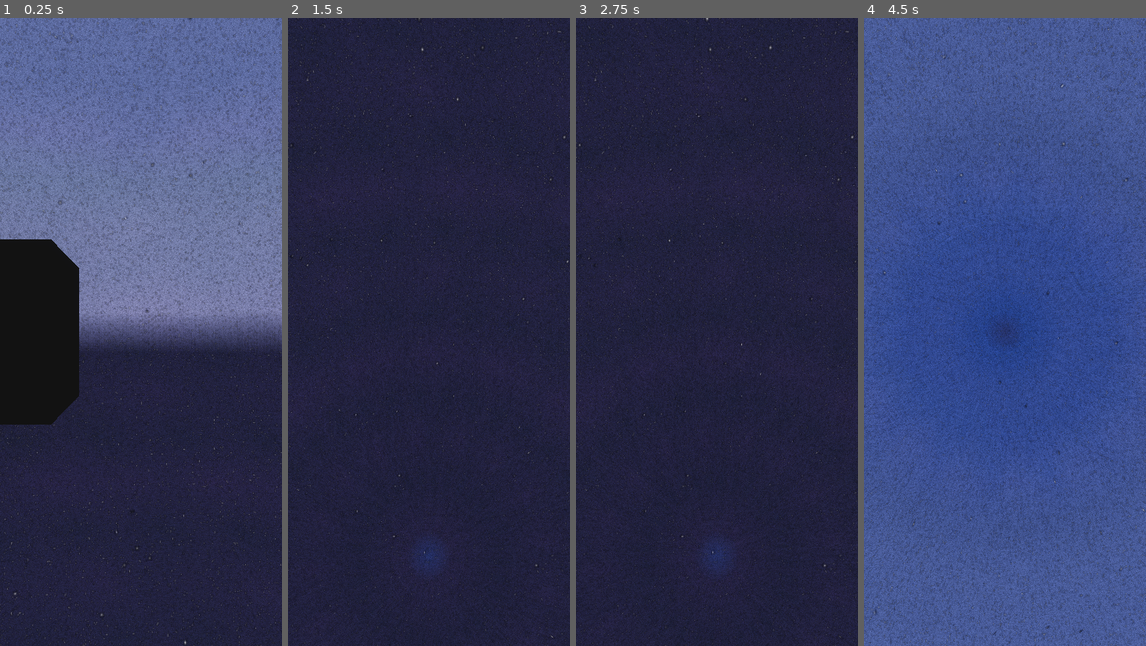
Above: before the commit, frames 1-4 (left to right).
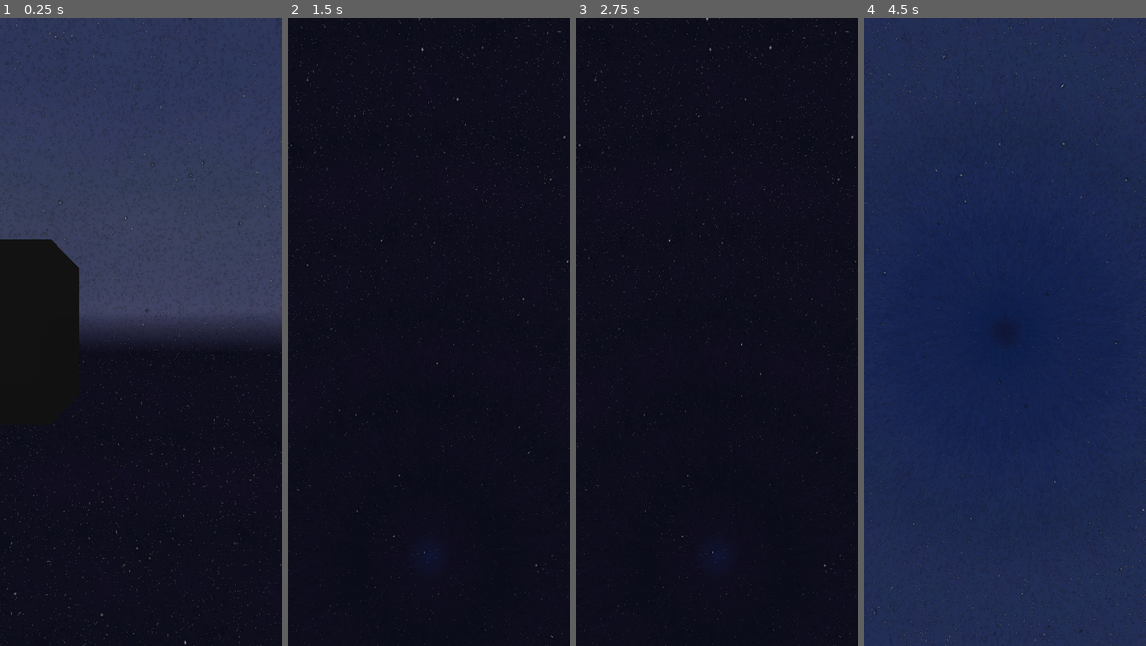
Above: after the commit, the same moments.

Repository: Capstone-Mystery-Machine/spotnik
Game: Godot game, scene res://scenes/worldspawn.tscn
The game is run twice, just before and just after one commit, with the same random seed, the same clock (stepped at 60 frames per second) and the same inputs. A sky picture missing from this copy of the repository is replaced by a grey-blue gradient.
Inputs (mouse positions are in pixels of both pictures, inside the frame that each line leads up to):
- Up to frame 1 (0.25 s): no input
- Up to frame 2 (1.5 s): move the mouse to (491, 300) at 0.52 s; press the mouse at (491, 300) at 0.53 s; move the mouse to (414, 332) at 1.27 s; release the mouse at (414, 332) at 1.28 s; tap I at 1.35 s
- Up to frame 3 (2.75 s): tap Enter at 2 s; move the mouse to (745, 193) at 2.02 s; press the mouse at (745, 193) at 2.03 s
- Up to frame 4 (4.5 s): tap Space at 2.75, 4.25 s; move the mouse to (1002, 344) at 2.77 s; release the mouse at (1002, 344) at 2.78 s; tap I at 2.85, 4.35 s; tap Enter at 3.5 s; move the mouse to (1089, 426) at 3.52 s; press the mouse at (1089, 426) at 3.53 s; move the mouse to (982, 325) at 4.27 s; release the mouse at (982, 325) at 4.28 s

The runs differ from the first frame. In frame 1, 86% of the frame differs, in the area x 0-100%, y 0-100%; in frame 2, 86%; in frame 3, 86%; in frame 4, 100%.

Commit message:
refactor: switch from `NoiseTexture3D` to `NoiseTexture2D`
I should've started with the 2D version from the start. I was a dum dum.

Diff:
--- a/resources/skybox_settings.gd
+++ b/resources/skybox_settings.gd
@@ -113,8 +113,8 @@
 ## Represents the opacity removed by the carving noise.
 @export_range(0.0, 1.0, 0.01) var nebulae_carving_intensity: float = 0.65
 
-## Represents the 3D noise texture used to carve the nebulae.
-@export var nebulae_carving_noise_texture: Texture3D
+## Represents the noise texture used to carve the nebulae.
+@export var nebulae_carving_noise_texture: NoiseTexture2D
 
 ## Represents the scale of the carving noise.
 @export var nebulae_carving_scale: float = 2.5
--- a/skyboxes/skybox_a.tres
+++ b/skyboxes/skybox_a.tres
@@ -1,7 +1,7 @@
 [gd_resource type="Resource" script_class="SkyboxSettings" load_steps=19 format=3 uid="uid://bsv1omabacd4u"]
 
 [ext_resource type="Script" uid="uid://boku2lrftr83t" path="res://resources/skybox_layer_material.gd" id="1_dsmt4"]
-[ext_resource type="NoiseTexture3D" uid="uid://delo57vucw3cr" path="res://textures/carving_noise.tres" id="1_o8ugm"]
+[ext_resource type="Texture2D" uid="uid://dqjoam64hpcs1" path="res://textures/skybox_nebulae_carving_noise.tres" id="1_o8ugm"]
 [ext_resource type="Script" uid="uid://blmakxhunk6lk" path="res://resources/skybox_settings.gd" id="2_5b2km"]
 [ext_resource type="Texture2D" uid="uid://b6n8qito3srpu" path="res://textures/skybox_nebulae.png" id="3_bgfys"]
 [ext_resource type="Script" uid="uid://cp8j3wwp2xesw" path="res://resources/twinkle_effect_settings.gd" id="3_if531"]
--- a/textures/carving_noise.tres
+++ /dev/null
@@ -1,12 +0,0 @@
-[gd_resource type="NoiseTexture3D" load_steps=2 format=3 uid="uid://delo57vucw3cr"]
-
-[sub_resource type="FastNoiseLite" id="FastNoiseLite_njssw"]
-frequency = 0.02
-fractal_octaves = 3
-
-[resource]
-width = 256
-height = 256
-depth = 256
-noise = SubResource("FastNoiseLite_njssw")
-seamless = true
--- /dev/null
+++ b/textures/skybox_nebulae_carving_noise.tres
@@ -0,0 +1,11 @@
+[gd_resource type="NoiseTexture2D" load_steps=2 format=3 uid="uid://dqjoam64hpcs1"]
+
+[sub_resource type="FastNoiseLite" id="FastNoiseLite_0kdub"]
+frequency = 0.02
+fractal_octaves = 3
+
+[resource]
+width = 256
+height = 256
+noise = SubResource("FastNoiseLite_0kdub")
+seamless = true
